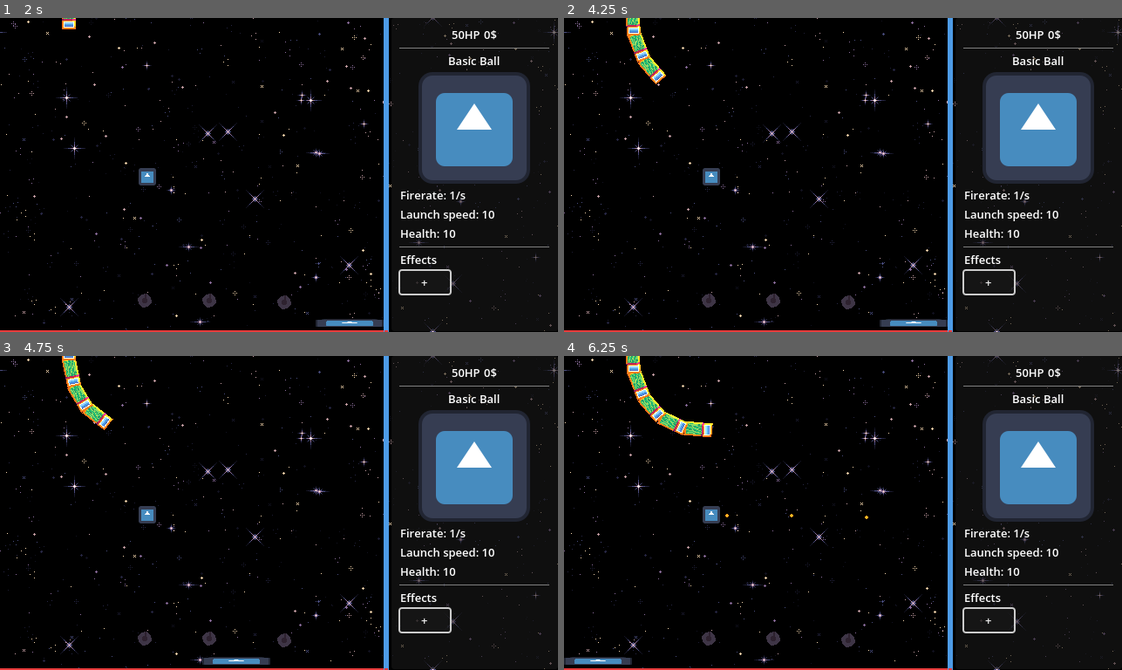
Above: before the commit, frames 1-4 (two rows, left to right).
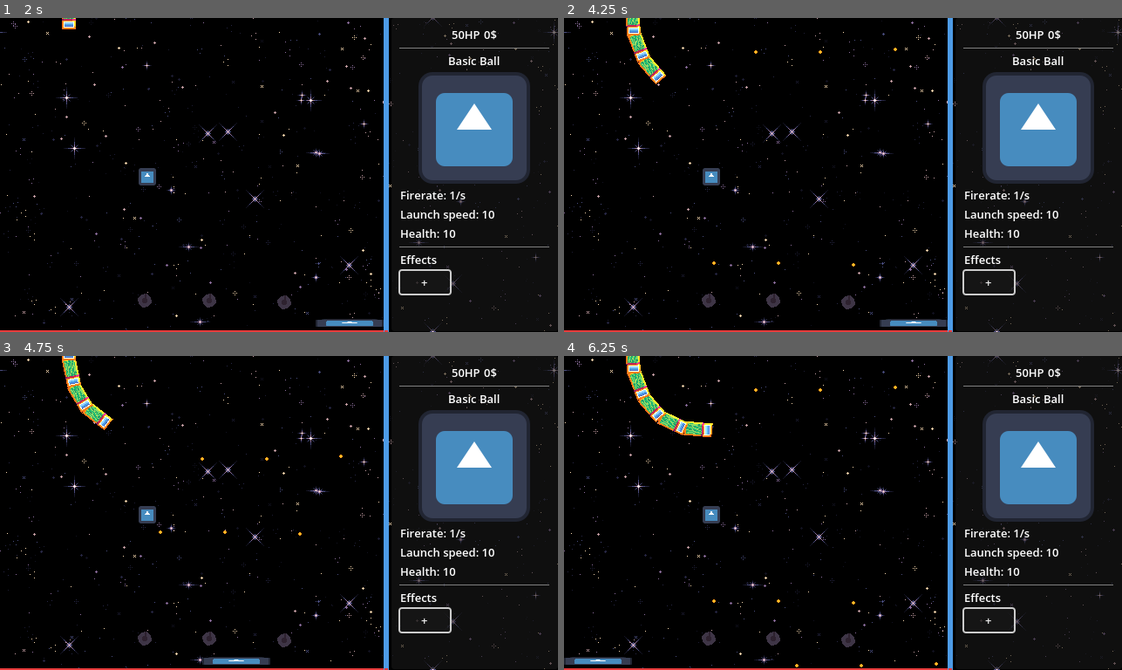
Above: after the commit, the same moments.

Repository: xefensor/tower-breakout
Game: Godot game, scene res://game.tscn
Same seed, same stepped clock (60 frames per second), same inputs: the game is played once before the commit and once after it. The engine's default icon, where the game draws it, is replaced by a stand-in: a white triangle on a blue panel in a dark square.
Inputs (mouse positions are in pixels of both pictures, inside the frame that each line leads up to):
- Up to frame 1 (2 s): click "+" at 0.5 s; tap Enter at 1.25 s; move the mouse to (145, 300) at 1.27 s; press the mouse at (145, 300) at 1.28 s; hold D (paddle_right) from 1.28 s (still down)
- Up to frame 2 (4.25 s): move the mouse to (848, 303) at 2.02 s; release D (paddle_right) at 2.03 s; release the mouse at (848, 303) at 2.03 s; hold A (paddle_left) 2.03-2.78 s; click (848, 303) at 2.1 s; move the mouse to (776, 300) at 2.77 s; press the mouse at (776, 300) at 2.78 s; hold D (paddle_right) from 2.78 s (still down); move the mouse to (815, 237) at 3.52 s; release the mouse at (815, 237) at 3.53 s; click (815, 237) at 3.6 s
- Up to frame 3 (4.75 s): move the mouse to (446, 560) at 4.27 s; release D (paddle_right) at 4.28 s; press the mouse at (446, 560) at 4.28 s; hold A (paddle_left) from 4.28 s (still down)
- Up to frame 4 (6.25 s): keep holding A (paddle_left); move the mouse to (675, 465) at 5.02 s; release the mouse at (675, 465) at 5.03 s; click (675, 465) at 5.1 s; move the mouse to (870, 513) at 5.77 s; press the mouse at (870, 513) at 5.78 s

Frame 1 is identical in both runs. In frame 2, less than 0.1% of the frame differs, in the area x 26-60%, y 9-80%; in frame 3, less than 0.1%; in frame 4, less than 0.1%, in the area x 26-68%, y 9-100%.

Commit message:
Add ball and effects registry

Diff:
--- a/balls/effects/effect.gd
+++ b/balls/effects/effect.gd
@@ -3,10 +3,5 @@
 extends Resource
 
 
-@export var fire_rate_mod: float = 1
-@export var launch_speed_mod: int = 1
-@export var health_mod: int = 1
-
-
 @abstract
 func apply(effect_modifiers: Dictionary) -> Dictionary
--- /dev/null
+++ b/game.gd
@@ -0,0 +1,12 @@
+class_name Game
+extends Node
+
+
+static var balls: Dictionary[StringName, BallRegistry]
+static var effects: Dictionary[StringName, EffectRegistry]
+
+
+func _init() -> void:
+	var reg: Registry = load("res://systems/registry/registry.tres")
+	balls = reg.balls
+	effects = reg.effects
--- a/game.tscn
+++ b/game.tscn
@@ -1,7 +1,10 @@
-[gd_scene load_steps=2 format=3 uid="uid://8s20h4u4cdht"]
+[gd_scene load_steps=3 format=3 uid="uid://8s20h4u4cdht"]
 
 [ext_resource type="PackedScene" uid="uid://bhk4x0ost1vxj" path="res://levels/test_level_01.tscn" id="1_80nbo"]
+[ext_resource type="Script" uid="uid://c5bkloqenuehc" path="res://game.gd" id="1_e2o6t"]
 
 [node name="Game" type="Node"]
+script = ExtResource("1_e2o6t")
+metadata/_custom_type_script = "uid://c5bkloqenuehc"
 
 [node name="TestLevel01" parent="." instance=ExtResource("1_80nbo")]
--- /dev/null
+++ b/systems/registry/ball_registry.gd
@@ -0,0 +1,8 @@
+class_name BallRegistry
+extends Resource
+
+
+@export var scene: PackedScene
+@export var fire_rate: float = 1.0
+@export var launch_speed: int = 10
+@export var health: int = 1
--- /dev/null
+++ b/systems/registry/effect_registry.gd
@@ -0,0 +1,8 @@
+class_name EffectRegistry
+extends Resource
+
+
+@export var effect: Effect
+@export var fire_rate_mod: float = 1.0
+@export var launch_speed_mod: int = 10
+@export var health_mod: int = 1
--- /dev/null
+++ b/systems/registry/registry.gd
@@ -0,0 +1,5 @@
+class_name Registry
+extends Resource
+
+@export var balls: Dictionary[StringName, BallRegistry]
+@export var effects: Dictionary[StringName, EffectRegistry]
--- /dev/null
+++ b/systems/registry/registry.tres
@@ -0,0 +1,33 @@
+[gd_resource type="Resource" script_class="Registry" load_steps=9 format=3 uid="uid://744nvu3wukk4"]
+
+[ext_resource type="Script" uid="uid://be3n7wqsin4qr" path="res://systems/registry/ball_registry.gd" id="1_5w2rn"]
+[ext_resource type="Script" uid="uid://dr25dlyb3s4mt" path="res://systems/registry/effect_registry.gd" id="2_fb8lq"]
+[ext_resource type="PackedScene" uid="uid://c4ko46xi0u27d" path="res://balls/ball.tscn" id="2_x7jgs"]
+[ext_resource type="Script" uid="uid://c3u602m1up08q" path="res://systems/registry/registry.gd" id="3_x7jgs"]
+[ext_resource type="Script" uid="uid://ce1rc0edt52dn" path="res://balls/effects/basic_hit_effect.gd" id="4_x7jgs"]
+
+[sub_resource type="Resource" id="Resource_2i4su"]
+script = ExtResource("1_5w2rn")
+scene = ExtResource("2_x7jgs")
+launch_speed = 6
+health = 5
+metadata/_custom_type_script = "uid://be3n7wqsin4qr"
+
+[sub_resource type="Resource" id="Resource_ugkfx"]
+script = ExtResource("4_x7jgs")
+metadata/_custom_type_script = "uid://ce1rc0edt52dn"
+
+[sub_resource type="Resource" id="Resource_2ebpm"]
+script = ExtResource("2_fb8lq")
+effect = SubResource("Resource_ugkfx")
+metadata/_custom_type_script = "uid://dr25dlyb3s4mt"
+
+[resource]
+script = ExtResource("3_x7jgs")
+balls = Dictionary[StringName, ExtResource("1_5w2rn")]({
+&"basic_ball": SubResource("Resource_2i4su")
+})
+effects = Dictionary[StringName, ExtResource("2_fb8lq")]({
+&"basic_hit": SubResource("Resource_2ebpm")
+})
+metadata/_custom_type_script = "uid://c3u602m1up08q"
--- a/towers/tower.gd
+++ b/towers/tower.gd
@@ -6,11 +6,11 @@
 
 const lauch_speed_multiplier = 10
 
-@export var ball_scene: PackedScene
 @export var spawn_ball_marker: Marker2D
 
 var launch_speed: int = 1
 var ball_health: int = 1
+var ball: Ball
 
 @onready var _timer: Timer = NodeUtils.get_child_by_class(self, Timer)
 @onready var _area_2d: Area2D = NodeUtils.get_child_by_class(self, Area2D)
@@ -20,7 +20,8 @@
 	_timer.timeout.connect(_on_timer_timeout)
 	_area_2d.input_event.connect(_on_area_2d_input_event)
 
-	set_stats()
+	set_ball(Game.balls["basic_ball"])
+	set_stats(Game.balls["basic_ball"], [Game.effects["basic_hit"]])
 
 
 func start() -> void:
@@ -32,12 +33,13 @@
 
 
 func _on_timer_timeout() -> void:
-	var inst: Ball = ball_scene.instantiate()
-	inst.global_position = spawn_ball_marker.global_position
-	inst._health.max_health = ball_health
-	inst._health.current_health = ball_health
-	inst.velocity = Vector2.from_angle(rotation) * launch_speed * lauch_speed_multiplier
-	get_parent().add_child(inst)
+	var dup_ball: Ball = ball.duplicate()
+	dup_ball.global_position = spawn_ball_marker.global_position
+	dup_ball._health = Health.new()
+	dup_ball._health.max_health = ball_health
+	dup_ball._health.current_health = ball_health
+	dup_ball.velocity = Vector2.from_angle(rotation) * launch_speed * lauch_speed_multiplier
+	get_parent().add_child(dup_ball)
 
 
 func _on_area_2d_input_event(_viewport: Node, event: InputEvent, _shape_idx: int)  -> void:
@@ -46,18 +48,20 @@
 		selected.emit(self)
 
 
-func set_stats() -> void:
-	var ball: Ball = ball_scene.instantiate()
-
+func set_stats(ball_reg: BallRegistry, effects_reg: Array[EffectRegistry]) -> void:
 	var effects_fire_rate: float = 0
 	var effects_launch_speed: int = 0
 	var effects_health: int = 0
 
-	for effect in ball.effects:
+	for effect in effects_reg:
 		effects_fire_rate += effect.fire_rate_mod
 		effects_launch_speed += effect.launch_speed_mod
 		effects_health += effect.health_mod
 
-	_timer.wait_time = ball.fire_rate + effects_fire_rate
-	launch_speed = ball.launch_speed + effects_launch_speed
-	ball_health = ball._health.max_health + effects_health
+	_timer.wait_time = ball_reg.fire_rate + effects_fire_rate
+	launch_speed = ball_reg.launch_speed + effects_launch_speed
+	ball_health = ball_reg.health + effects_health
+
+
+func set_ball(ball_reg: BallRegistry) -> void:
+	ball = ball_reg.scene.instantiate()
Not shown, added: game.gd.uid
Not shown, added: systems/registry/ball_registry.gd.uid
Not shown, added: systems/registry/effect_registry.gd.uid
Not shown, added: systems/registry/registry.gd.uid
